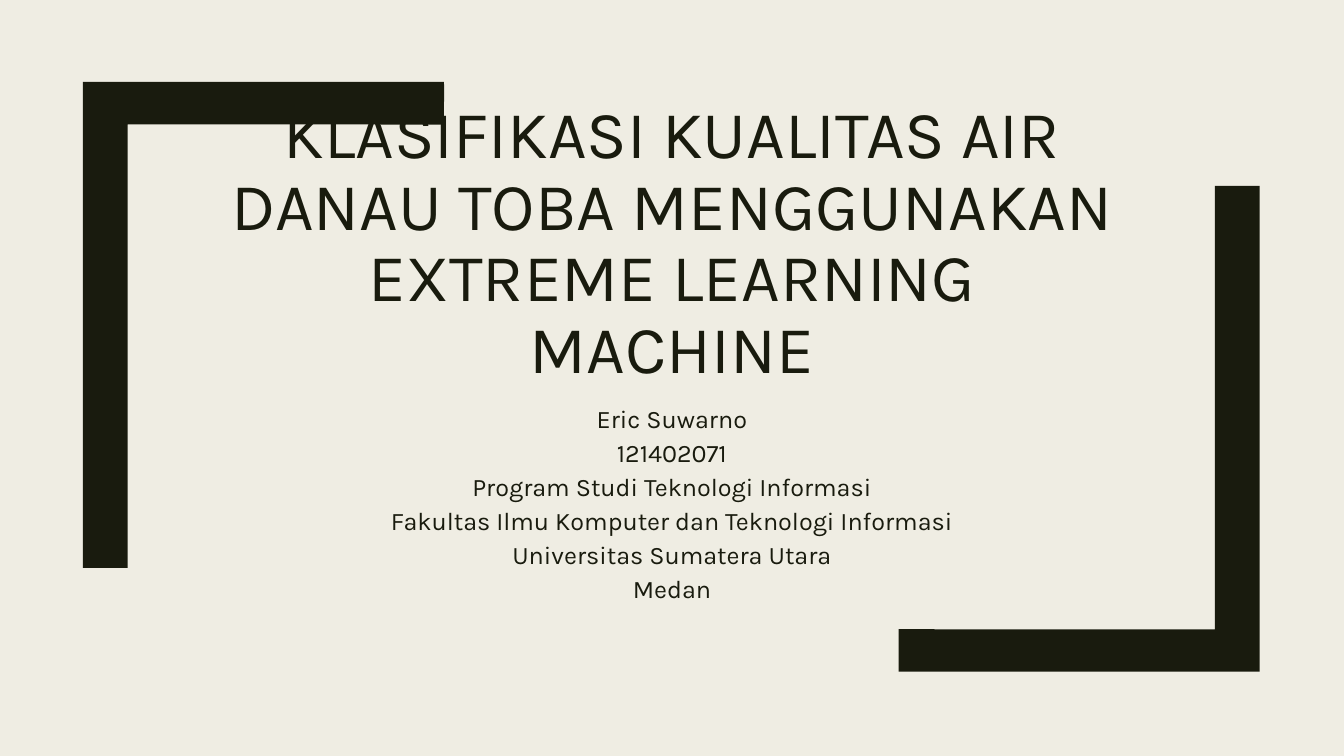
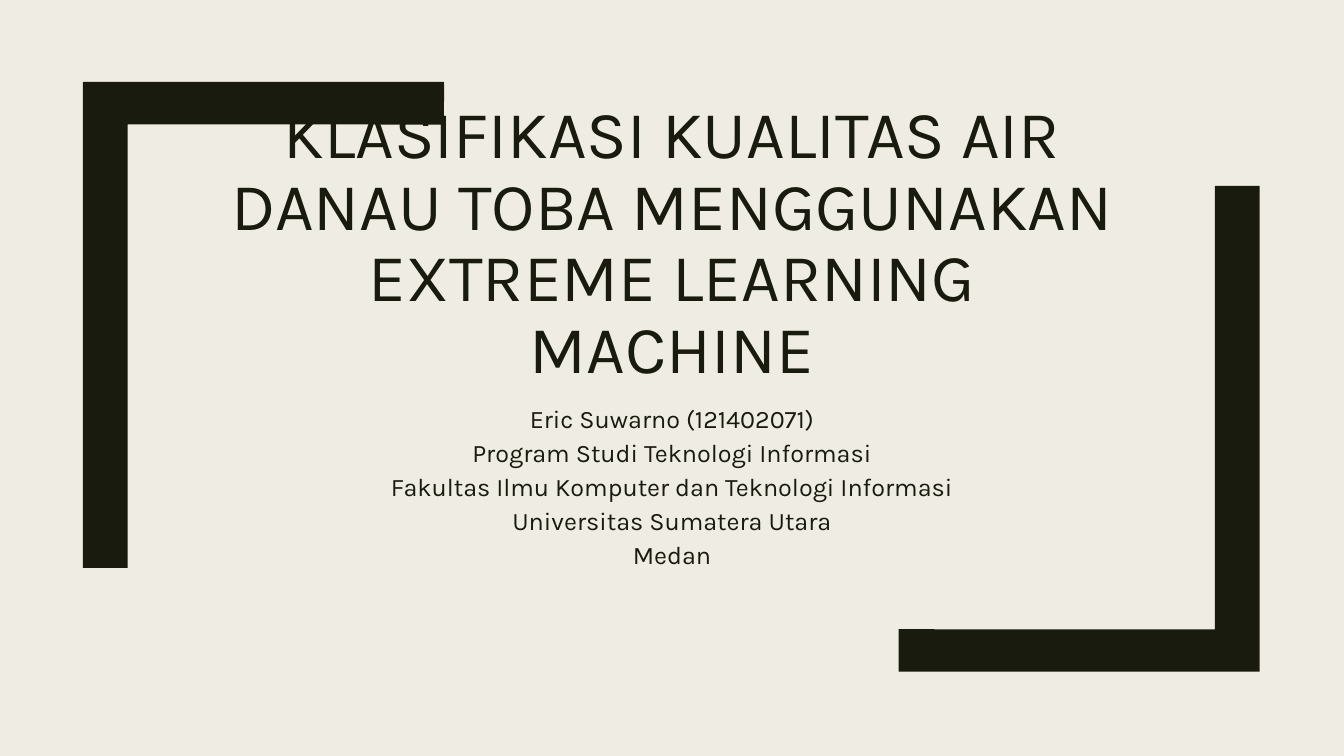
Before and after one commit to wjh94/dokumen-t-a, a slide deck: slide 1 of 121402071.pptx. Drawn at 1344x756 pixels with LibreOffice and Linux fonts; fonts in the diff are those of the drawing. Boxes give left, top, right and bottom in pixels: in the first picture for what was removed or moved away, otherwise in the second. Text is boxed around its words. In the diff, an @@ line names an element or a change of style, - is before the commit and + after.

```diff
--- a/121402071.pptx
+++ b/121402071.pptx
@@ subtitle at [530,410,814,431]: text changed @@
-Eric Suwarno
-121402071
+Eric Suwarno (121402071)
```
Also in this commit, not shown: 1 other slide changed, 5 other files.
